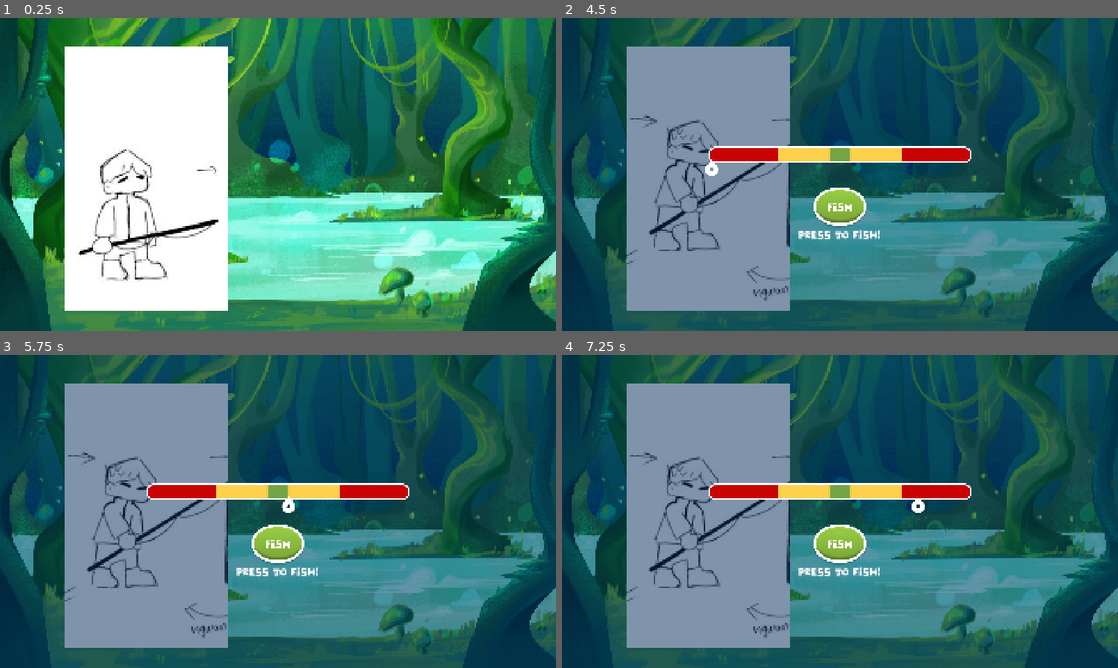
Above: before the commit, frames 1-4 (two rows, left to right).
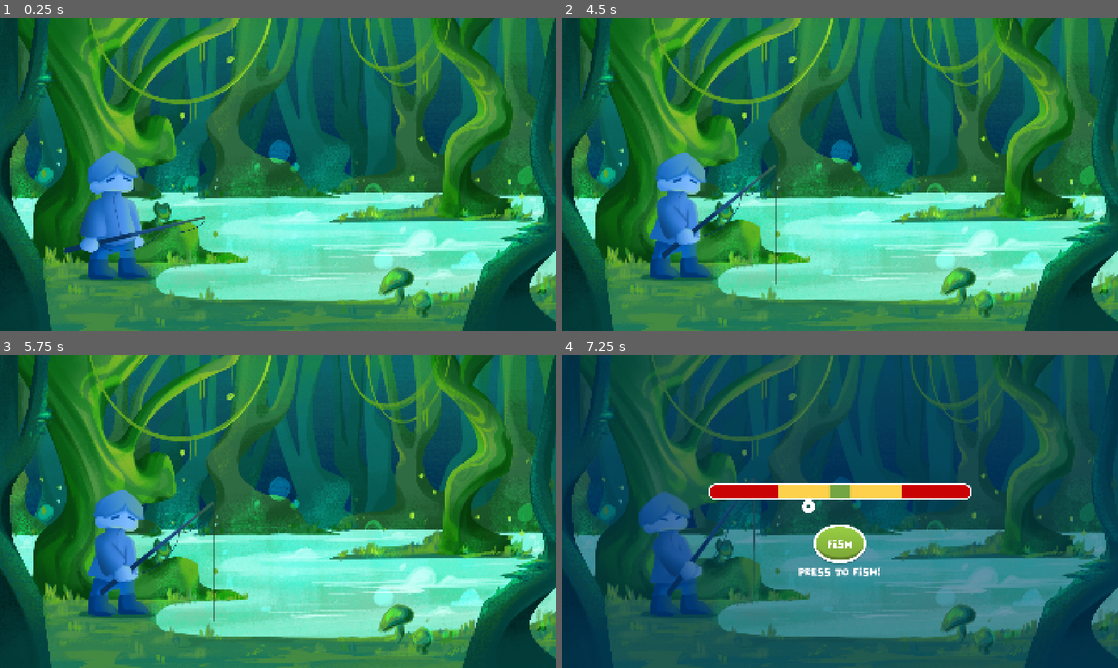
Above: after the commit, the same moments.

Repository: FarCeng/Hooked-On-Debt
Game: Godot game, scene res://scenes/game.tscn
The game is run twice, just before and just after one commit, with the same random seed, the same clock (stepped at 60 frames per second) and the same inputs. This scene is started directly instead of the project's main scene.
Inputs (mouse positions are in pixels of both pictures, inside the frame that each line leads up to):
- Up to frame 1 (0.25 s): no input
- Up to frame 2 (4.5 s): tap Enter at 0.5, 2.75 s; tap Space at 0.6, 0.77, 1.07, 1.35, 1.52, 1.82, 2, 2.1, 2.85, 3.02, 3.32, 3.5, 3.6, 3.77, 4.07, 4.35 s
- Up to frame 3 (5.75 s): tap Space at 4.52, 4.82 s; click (278, 545) at 5.02 s
- Up to frame 4 (7.25 s): click (840, 545) at 5.77 s; click (840, 545) at 6.52 s

The runs differ from the first frame. In frame 1, 25% of the frame differs, in the area x 11-41%, y 9-94%; in frame 2, 83%; in frame 3, 83%, in the area x 0-100%, y 0-100%; in frame 4, 24%.

Commit message:
feat: tweaking kode reeling mechanics
ngulik mekanik reeling tp masih banyak bug.

Diff:
--- a/project.godot
+++ b/project.godot
@@ -19,8 +19,8 @@
 
 window/size/viewport_width=1920
 window/size/viewport_height=1080
-window/size/window_width_override=1280
-window/size/window_height_override=720
+window/size/window_width_override=960
+window/size/window_height_override=540
 window/stretch/mode="canvas_items"
 
 [input]
--- a/scenes/game.tscn
+++ b/scenes/game.tscn
@@ -3,102 +3,96 @@
 [ext_resource type="PackedScene" uid="uid://butgp5an44sx3" path="res://scenes/reeling.tscn" id="1_uwrxv"]
 [ext_resource type="Script" uid="uid://cugs50pw3qyh6" path="res://scripts/game.gd" id="1_yqjtg"]
 [ext_resource type="Texture2D" uid="uid://bk4eki3g7hw35" path="res://assets/images/BG.png" id="2_lbhrr"]
-[ext_resource type="Texture2D" uid="uid://d2vlplg2gmhgj" path="res://assets/fisherman.png" id="3_iywne"]
-
-[sub_resource type="AtlasTexture" id="AtlasTexture_lbhrr"]
-atlas = ExtResource("3_iywne")
-region = Rect2(0, 1826, 561, 913)
-
-[sub_resource type="AtlasTexture" id="AtlasTexture_iywne"]
-atlas = ExtResource("3_iywne")
-region = Rect2(561, 1826, 561, 913)
-
-[sub_resource type="AtlasTexture" id="AtlasTexture_p57ef"]
-atlas = ExtResource("3_iywne")
-region = Rect2(0, 913, 561, 913)
+[ext_resource type="Texture2D" uid="uid://bahgyuylw5y4d" path="res://assets/images/BGadaorng.png" id="3_iywne"]
+[ext_resource type="Texture2D" uid="uid://bkufwd2l7fdkr" path="res://assets/Fisher.png" id="4_p57ef"]
 
 [sub_resource type="AtlasTexture" id="AtlasTexture_u5sy4"]
-atlas = ExtResource("3_iywne")
-region = Rect2(561, 913, 561, 913)
+atlas = ExtResource("4_p57ef")
+region = Rect2(1548, 0, 774, 773)
 
 [sub_resource type="AtlasTexture" id="AtlasTexture_gee14"]
-atlas = ExtResource("3_iywne")
-region = Rect2(1122, 913, 561, 913)
-
-[sub_resource type="AtlasTexture" id="AtlasTexture_0tnpc"]
-atlas = ExtResource("3_iywne")
-region = Rect2(1683, 913, 561, 913)
+atlas = ExtResource("4_p57ef")
+region = Rect2(0, 1546, 774, 773)
 
 [sub_resource type="AtlasTexture" id="AtlasTexture_vtaks"]
-atlas = ExtResource("3_iywne")
-region = Rect2(0, 0, 561, 913)
+atlas = ExtResource("4_p57ef")
+region = Rect2(0, 773, 774, 773)
 
 [sub_resource type="AtlasTexture" id="AtlasTexture_kvpfn"]
-atlas = ExtResource("3_iywne")
-region = Rect2(0, 2739, 561, 913)
+atlas = ExtResource("4_p57ef")
+region = Rect2(774, 773, 774, 773)
 
 [sub_resource type="AtlasTexture" id="AtlasTexture_dinhu"]
-atlas = ExtResource("3_iywne")
-region = Rect2(561, 2739, 561, 913)
+atlas = ExtResource("4_p57ef")
+region = Rect2(1548, 773, 774, 773)
 
 [sub_resource type="AtlasTexture" id="AtlasTexture_kvuet"]
-atlas = ExtResource("3_iywne")
-region = Rect2(0, 0, 561, 913)
+atlas = ExtResource("4_p57ef")
+region = Rect2(0, 0, 774, 773)
 
 [sub_resource type="AtlasTexture" id="AtlasTexture_trtic"]
-atlas = ExtResource("3_iywne")
-region = Rect2(561, 0, 561, 913)
+atlas = ExtResource("4_p57ef")
+region = Rect2(1548, 0, 774, 773)
 
 [sub_resource type="AtlasTexture" id="AtlasTexture_ir15t"]
-atlas = ExtResource("3_iywne")
-region = Rect2(1122, 0, 561, 913)
+atlas = ExtResource("4_p57ef")
+region = Rect2(0, 2319, 774, 773)
 
 [sub_resource type="AtlasTexture" id="AtlasTexture_ca42v"]
-atlas = ExtResource("3_iywne")
-region = Rect2(1683, 0, 561, 913)
+atlas = ExtResource("4_p57ef")
+region = Rect2(0, 0, 774, 773)
 
 [sub_resource type="AtlasTexture" id="AtlasTexture_rysoc"]
-atlas = ExtResource("3_iywne")
-region = Rect2(0, 913, 561, 913)
+atlas = ExtResource("4_p57ef")
+region = Rect2(774, 0, 774, 773)
+
+[sub_resource type="AtlasTexture" id="AtlasTexture_ssvqc"]
+atlas = ExtResource("4_p57ef")
+region = Rect2(1548, 0, 774, 773)
+
+[sub_resource type="AtlasTexture" id="AtlasTexture_264po"]
+atlas = ExtResource("4_p57ef")
+region = Rect2(2322, 0, 774, 773)
+
+[sub_resource type="AtlasTexture" id="AtlasTexture_1kice"]
+atlas = ExtResource("4_p57ef")
+region = Rect2(2322, 0, 774, 773)
 
 [sub_resource type="SpriteFrames" id="SpriteFrames_yqjtg"]
 animations = [{
 "frames": [{
 "duration": 1.0,
-"texture": SubResource("AtlasTexture_lbhrr")
+"texture": SubResource("AtlasTexture_u5sy4")
 }, {
-"duration": 6.0,
-"texture": SubResource("AtlasTexture_iywne")
+"duration": 10.0,
+"texture": SubResource("AtlasTexture_gee14")
 }],
 "loop": true,
 "name": &"fail",
-"speed": 5.0
+"speed": 2.0
+}, {
+"frames": [{
+"duration": 15.0,
+"texture": SubResource("AtlasTexture_vtaks")
+}],
+"loop": true,
+"name": &"reeling1",
+"speed": 7.0
 }, {
 "frames": [{
 "duration": 1.0,
-"texture": SubResource("AtlasTexture_p57ef")
+"texture": SubResource("AtlasTexture_kvpfn")
 }, {
-"duration": 7.0,
-"texture": SubResource("AtlasTexture_u5sy4")
-}],
-"loop": true,
-"name": &"reeling1",
-"speed": 5.0
-}, {
-"frames": [{
-"duration": 5.0,
-"texture": SubResource("AtlasTexture_gee14")
-}, {
-"duration": 2.0,
-"texture": SubResource("AtlasTexture_0tnpc")
+"duration": 1.0,
+"texture": SubResource("AtlasTexture_dinhu")
 }],
 "loop": true,
 "name": &"reeling2",
-"speed": 5.0
+"speed": 2.0
 }, {
 "frames": [{
 "duration": 1.0,
-"texture": SubResource("AtlasTexture_vtaks")
+"texture": SubResource("AtlasTexture_kvuet")
 }],
 "loop": true,
 "name": &"still",
@@ -106,58 +100,58 @@
 }, {
 "frames": [{
 "duration": 1.0,
-"texture": SubResource("AtlasTexture_kvpfn")
+"texture": SubResource("AtlasTexture_trtic")
 }, {
-"duration": 6.0,
-"texture": SubResource("AtlasTexture_dinhu")
+"duration": 10.0,
+"texture": SubResource("AtlasTexture_ir15t")
 }],
 "loop": true,
 "name": &"succeed",
-"speed": 5.0
+"speed": 2.0
 }, {
 "frames": [{
 "duration": 1.0,
-"texture": SubResource("AtlasTexture_kvuet")
+"texture": SubResource("AtlasTexture_ca42v")
 }, {
 "duration": 1.0,
-"texture": SubResource("AtlasTexture_trtic")
+"texture": SubResource("AtlasTexture_rysoc")
 }, {
 "duration": 1.0,
-"texture": SubResource("AtlasTexture_ir15t")
+"texture": SubResource("AtlasTexture_ssvqc")
 }, {
-"duration": 1.0,
-"texture": SubResource("AtlasTexture_ca42v")
+"duration": 18.0,
+"texture": SubResource("AtlasTexture_264po")
 }],
 "loop": true,
 "name": &"throwing",
-"speed": 5.0
+"speed": 4.0
 }, {
 "frames": [{
 "duration": 1.0,
-"texture": SubResource("AtlasTexture_rysoc")
+"texture": SubResource("AtlasTexture_1kice")
 }],
 "loop": true,
 "name": &"waiting",
 "speed": 5.0
 }]
 
+[sub_resource type="Animation" id="Animation_bt5mj"]
+resource_name = "fail"
+
+[sub_resource type="Animation" id="Animation_5newe"]
+resource_name = "reeling"
+
 [sub_resource type="Animation" id="Animation_ssvqc"]
 resource_name = "still"
+
+[sub_resource type="Animation" id="Animation_37s47"]
+resource_name = "succeed"
 
 [sub_resource type="Animation" id="Animation_264po"]
 resource_name = "throwing"
 
 [sub_resource type="Animation" id="Animation_1kice"]
 resource_name = "waiting"
-
-[sub_resource type="Animation" id="Animation_5newe"]
-resource_name = "reeling"
-
-[sub_resource type="Animation" id="Animation_37s47"]
-resource_name = "succeed"
-
-[sub_resource type="Animation" id="Animation_bt5mj"]
-resource_name = "fail"
 
 [sub_resource type="AnimationLibrary" id="AnimationLibrary_e1j6l"]
 _data = {
@@ -171,18 +165,25 @@
 
 [node name="Fishing" type="Node2D"]
 script = ExtResource("1_yqjtg")
+min_wait = null
+max_wait = null
 
 [node name="Background" type="Sprite2D" parent="."]
 position = Vector2(960, 540)
 texture = ExtResource("2_lbhrr")
 
+[node name="BGadaorng" type="Sprite2D" parent="."]
+visible = false
+position = Vector2(960, 540)
+texture = ExtResource("3_iywne")
+
 [node name="Timer" type="Timer" parent="."]
 
 [node name="FisherDude" type="AnimatedSprite2D" parent="."]
-position = Vector2(505, 552)
+position = Vector2(549, 539)
 sprite_frames = SubResource("SpriteFrames_yqjtg")
 animation = &"fail"
-frame_progress = 0.0062346263
+frame_progress = 0.9885282
 
 [node name="Reeling" parent="." instance=ExtResource("1_uwrxv")]
 visible = false
--- a/scenes/reeling.tscn
+++ b/scenes/reeling.tscn
@@ -14,6 +14,8 @@
 
 [node name="Reeling" type="Node2D"]
 script = ExtResource("1_pt8at")
+
+[node name="EscapeTimer" type="Timer" parent="."]
 
 [node name="Sprite2D" type="Sprite2D" parent="."]
 texture = ExtResource("2_jtimv")
@@ -52,6 +54,7 @@
 action_mode = 0
 texture_normal = ExtResource("1_d1hdf")
 texture_pressed = ExtResource("5_hfcvh")
+metadata/_edit_use_anchors_ = true
 
 [node name="Label" type="Label" parent="."]
 offset_left = -144.0
@@ -60,3 +63,4 @@
 offset_bottom = 233.0
 text = "press to fish!"
 label_settings = SubResource("LabelSettings_jtimv")
+metadata/_edit_use_anchors_ = true
--- a/scripts/game.gd
+++ b/scripts/game.gd
@@ -45,6 +45,7 @@
 	print("[CAST] Casting started!")
 	state = "throwing"
 	_play_anim_safe("throwing")
+	await get_tree().create_timer(2).timeout
 
 	var dur = _get_anim_len_safe("throwing")
 	print("[CAST] Throwing duration =", dur)
@@ -70,17 +71,25 @@
 	state = "hooked"
 	print("[BITE] FISH HOOKED! → state = hooked")
 
+	# 1) Mainkan animasi reeling1 sekali
 	_play_anim_safe("reeling1")
+	await get_tree().create_timer(_get_anim_len_safe("reeling1")).timeout
+	await get_tree().create_timer(0.3).timeout
 
-	var dur = _get_anim_len_safe("reeling1")
-	print("[BITE] Playing reeling1 for", dur)
-	await get_tree().create_timer(dur).timeout
 
-	print("[BITE] Switching to REELING UI")
+	# 2) Tampilkan UI reeling
 	reeling.visible = true
 
+	# 3) MULAI mekanik reeling (VERY IMPORTANT)
+	if reeling.has_method("start_reeling"):
+		reeling.start_reeling()
+	else:
+		print("[ERROR] reeling node tidak punya fungsi start_reeling()")
+
+	# 4) Loop animasi reeling2 selama mekanik berjalan
 	state = "reeling"
-	_play_anim_safe("reeling2")  # loop animation
+	_play_anim_safe("reeling2")
+
 
 
 # ---------------- Finish reeling ----------------
--- a/scripts/reeling.gd
+++ b/scripts/reeling.gd
@@ -1,4 +1,7 @@
+# ReelingBar.gd (simple, easy to debug)
 extends Node2D
+
+signal reeling_finished(success: bool)
 
 @onready var bar: Sprite2D = $bar
 @onready var arrow: Sprite2D = $arrow
@@ -9,62 +12,118 @@
 @onready var normalend: Marker2D = $normalend
 @onready var end: Marker2D = $end
 @onready var button: TextureButton = $TextureButton
+@onready var escape_timer: Timer = $EscapeTimer  # make sure you add this Timer child
 
+# config
+@export var speed_choices := [400,500,600,700,800,900,1000]
+@export var speed_increment := 100.0
+@export var escape_min := 5.0
+@export var escape_max := 10.0
+
+# runtime
+var running: bool = false
 var dir: int = 1
-@export var speed: float = 400.0
-
+var speed: float = 600.0
 
 func _ready() -> void:
+	visible = false
 	if button:
 		button.connect("pressed", Callable(self, "_on_button_pressed"))
+	if is_instance_valid(escape_timer):
+		escape_timer.one_shot = true
+		escape_timer.connect("timeout", Callable(self, "_on_escape_timeout"))
+	# Safety prints
+	print("[REEL READY] Reeling node ready. Arrow path:", arrow, "Start:", start, "End:", end)
+
+func start_reeling() -> void:
+	# basic start: pick initial speed, show UI and reset arrow instantly
+	if speed_choices.size() > 0:
+		speed = float(speed_choices[randi() % speed_choices.size()])
+	else:
+		speed = 600.0
+	_reset_bar()  # instant reset to start.x
+	visible = true
+	running = true
+	dir = 1
+	# start escape timer
+	if is_instance_valid(escape_timer):
+		escape_timer.start(randf_range(escape_min, escape_max))
+	print("[REEL START] speed =", speed, "escape in", escape_timer.time_left if is_instance_valid(escape_timer) else "(no escape_timer)")
+
+func stop_reeling() -> void:
+	running = false
+	visible = false
+	# stop escape timer
+	if is_instance_valid(escape_timer) and not escape_timer.is_stopped():
+		escape_timer.stop()
+	print("[REEL STOP] reeling stopped")
+
+func _reset_bar() -> void:
 	if arrow and start:
 		arrow.position.x = start.position.x
-
+		dir = 1
 
 func _process(delta: float) -> void:
-	if not arrow or not start or not end:
+	if not running:
 		return
-
+	# move arrow simple linear
+	arrow.position.x += dir * speed * delta
+	# bounce at edges
 	if arrow.position.x <= start.position.x:
 		arrow.position.x = start.position.x
 		dir = 1
+		_on_bounce()
 	elif arrow.position.x >= end.position.x:
 		arrow.position.x = end.position.x
 		dir = -1
+		_on_bounce()
 
-	arrow.position.x += dir * speed * delta
-
+func _on_bounce() -> void:
+	# increase speed on each bounce so difficulty ramps slightly
+	speed += speed_increment
+	print("[REEL] Bounce -> new speed:", speed)
 
 func _on_button_pressed() -> void:
+	if not running:
+		return
 	var zone = _get_zone()
+	var success = false
+	match zone:
+		"green":
+			success = true
+		"yellow":
+			success = randf() < 0.5
+		"red":
+			success = false
+		_:
+			success = false
+	# stop and emit result
+	stop_reeling()
+	emit_signal("reeling_finished", success)
+	print("[REEL] Player pressed. zone=", zone, "success=", success)
 
-	match zone:
-		"red":
-			_on_red_pressed()
-		"yellow":
-			_on_yellow_pressed()
-		"green":
-			_on_green_pressed()
-		"unknown":
-			pass
-
+func _on_escape_timeout() -> void:
+	# fish escapes
+	if not running:
+		return
+	print("[REEL] Escape timer fired — fish escaped")
+	stop_reeling()
+	emit_signal("reeling_finished", false)
 
 func _get_zone() -> String:
-	if not arrow or not start or not normalstart or not rarestart or not rareend or not normalend or not end:
+	# safe checks
+	if not (arrow and start and normalstart and rarestart and rareend and normalend and end):
 		return "unknown"
-
 	var x = arrow.position.x
-
 	var sx  = start.position.x
 	var nsx = normalstart.position.x
 	var rsx = rarestart.position.x
 	var rex = rareend.position.x
 	var nex = normalend.position.x
 	var ex  = end.position.x
-
+	# ensure order
 	if not (sx <= nsx and nsx <= rsx and rsx <= rex and rex <= nex and nex <= ex):
 		return "unknown"
-
 	if x >= sx and x <= nsx:
 		return "red"
 	elif x > nsx and x <= rsx:
@@ -75,17 +134,4 @@
 		return "yellow"
 	elif x > nex and x <= ex:
 		return "red"
-
 	return "unknown"
-
-
-func _on_red_pressed() -> void:
-	pass
-
-
-func _on_yellow_pressed() -> void:
-	pass
-
-
-func _on_green_pressed() -> void:
-	pass
Binary file added: assets/Fisher.png
Not shown, added: assets/Fisher.png.import
